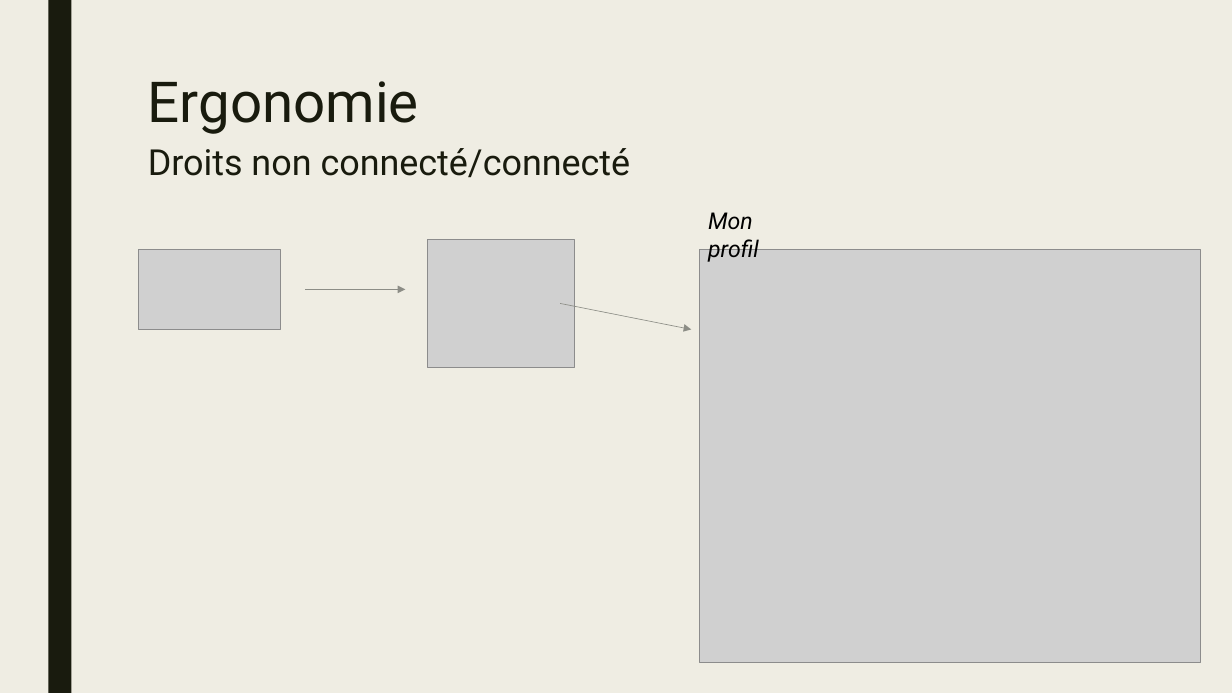
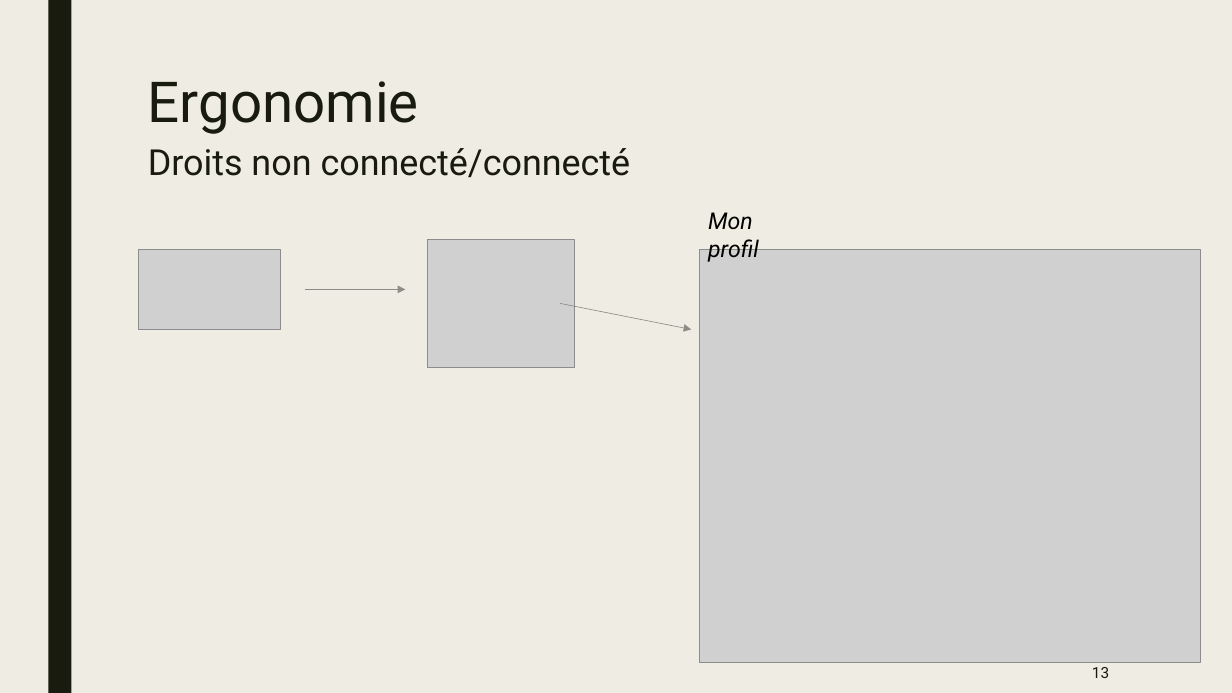
Before and after one commit to csorano/FlexiBox, a slide deck: slide 13 of Diaporama/Diaporama.pptx (slide 14 before the commit). Drawn at 1232x693 pixels with LibreOffice and Linux fonts; fonts in the diff are those of the drawing; grey boxes stand for pictures. Boxes give left, top, right and bottom in pixels: in the first picture for what was removed or moved away, otherwise in the second. Text is boxed around its words. In the diff, an @@ line names an element or a change of style, - is before the commit and + after.

```diff
--- a/Diaporama/Diaporama.pptx
+++ b/Diaporama/Diaporama.pptx
@@ page number added at <box>1092,667,1109,678</box>, 12 pt, text #191B0E @@
+13
```
Also in this commit, not shown: 20 other slides changed, 1 slide removed, 7 other files.
